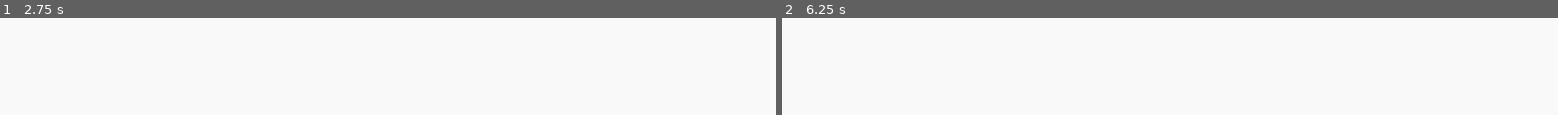
Above: before the commit, frames 1-2 (left to right).
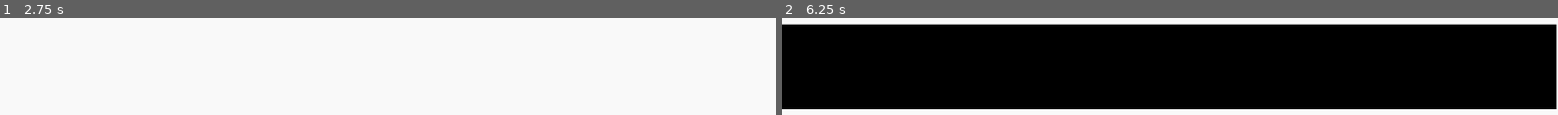
Above: after the commit, the same moments.

Repository: RavenJFelix/Square
Game: Godot game, scene res://gui/intro/intro-menu.tscn
Same seed, same stepped clock (60 frames per second), same inputs: the game is played once before the commit and once after it. This scene is started directly instead of the project's main scene.
Inputs (mouse positions are in pixels of both pictures, inside the frame that each line leads up to):
- Up to frame 1 (2.75 s): click (outside the picture) at 0.5 s, where only the run before the commit has a clickable "Level 0"; click "Play" at 1.25 s; click "Play" at 2 s
- Up to frame 2 (6.25 s): click "Play" at 2.75 s; click "Play" at 3.5 s; click "Play" at 4.25 s; click "Play" at 5 s; tap Enter at 5.75 s; hold Right (ui_right) from 5.78 s (still down); tap Up (ui_up) at 6.02 s

Frame 1 is identical in both runs. In frame 2, 88% of the frame differs, in the area x 0-100%, y 6-94%.
Error before the commit: Parse Error: Expected ',' or ')' (res://gui/intro/intro-menu.gd:24)

Commit message:
Add more buttons

Diff:
--- a/gui/intro/intro-menu.gd
+++ b/gui/intro/intro-menu.gd
@@ -13,11 +13,3 @@
 # Called every frame. 'delta' is the elapsed time since the previous frame.
 #func _process(delta):
 #	pass
-
-
-func _on_Button_pressed():
-	get_tree().change_scene(first_level)
-
-
-func _on_Levels_pressed():
-	get_tree().change_scene(levels
--- a/gui/intro/intro-menu.tscn
+++ b/gui/intro/intro-menu.tscn
@@ -29,13 +29,19 @@
 margin_right = 1022.0
 margin_bottom = 360.0
 
-[node name="LevelLoadButton" parent="VSplitContainer/Options" instance=ExtResource( 4 )]
+[node name="Play" parent="VSplitContainer/Options" instance=ExtResource( 4 )]
 margin_right = 1022.0
 margin_bottom = 112.0
 text = "Play"
 
-[node name="LevelLoadButton2" parent="VSplitContainer/Options" instance=ExtResource( 4 )]
+[node name="Level 0" parent="VSplitContainer/Options" instance=ExtResource( 4 )]
 margin_top = 124.0
 margin_right = 1022.0
 margin_bottom = 236.0
-text = "Level 0"
+text = "Play"
+
+[node name="Levels" parent="VSplitContainer/Options" instance=ExtResource( 4 )]
+margin_top = 223.96
+margin_right = 1022.0
+margin_bottom = 335.96
+text = "Play"
